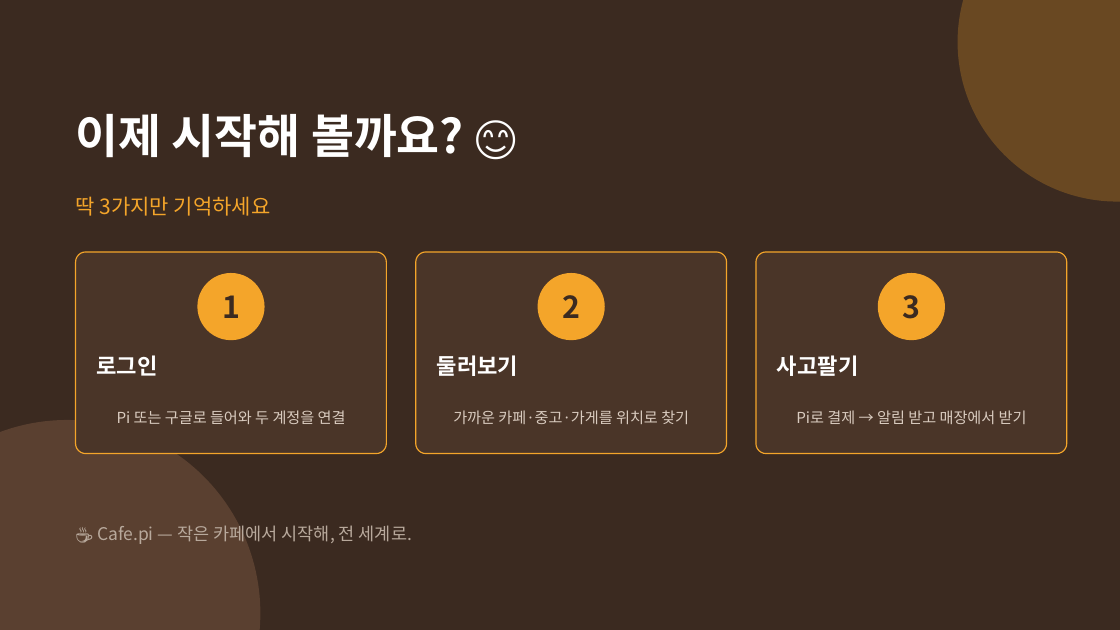
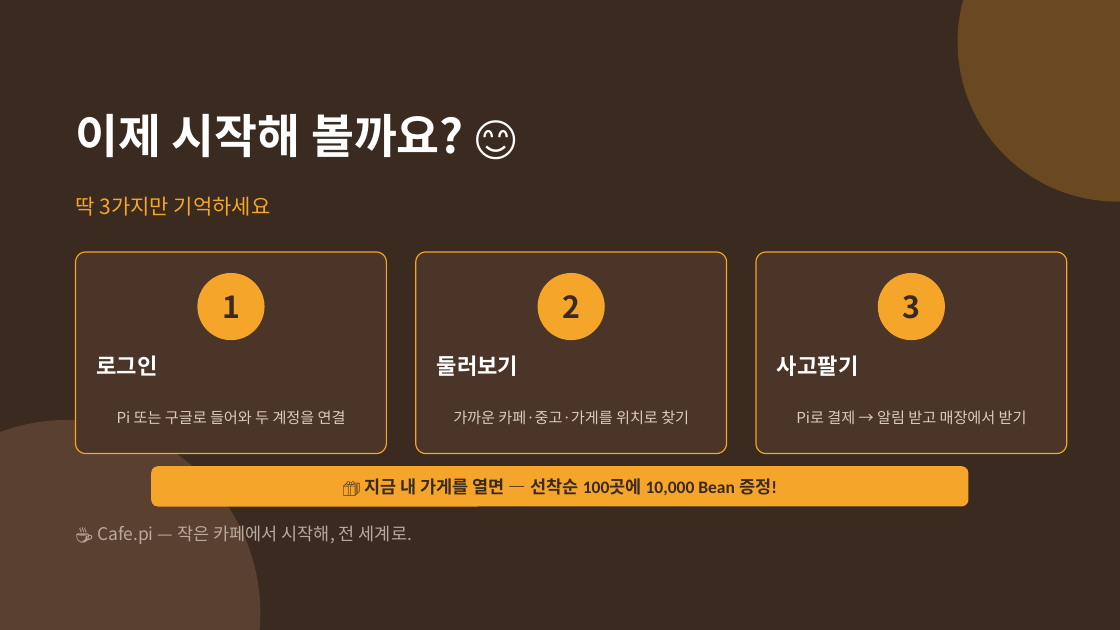
Before and after one commit to anakinwon/loginpi, a slide deck: slide 10 of docs/Cafe.pi_쉬운_사용자매뉴얼.pptx. Drawn at 1120x630 pixels with LibreOffice and Linux fonts; fonts in the diff are those of the drawing. Boxes give left, top, right and bottom in pixels: in the first picture for what was removed or moved away, otherwise in the second. Text is boxed around its words. In the diff, an @@ line names an element or a change of style, - is before the commit and + after.

```diff
--- a/docs/Cafe.pi_쉬운_사용자매뉴얼.pptx
+++ b/docs/Cafe.pi_쉬운_사용자매뉴얼.pptx
@@ rounded rectangle added at box(151, 466, 969, 507), fill #F4A52A, 15 pt, text #3B2A20, bold @@
+🎁 지금 내 가게를 열면 — 선착순 100곳에 10,000 Bean 증정!
```
Also in this commit, not shown: 4 other slides changed.
